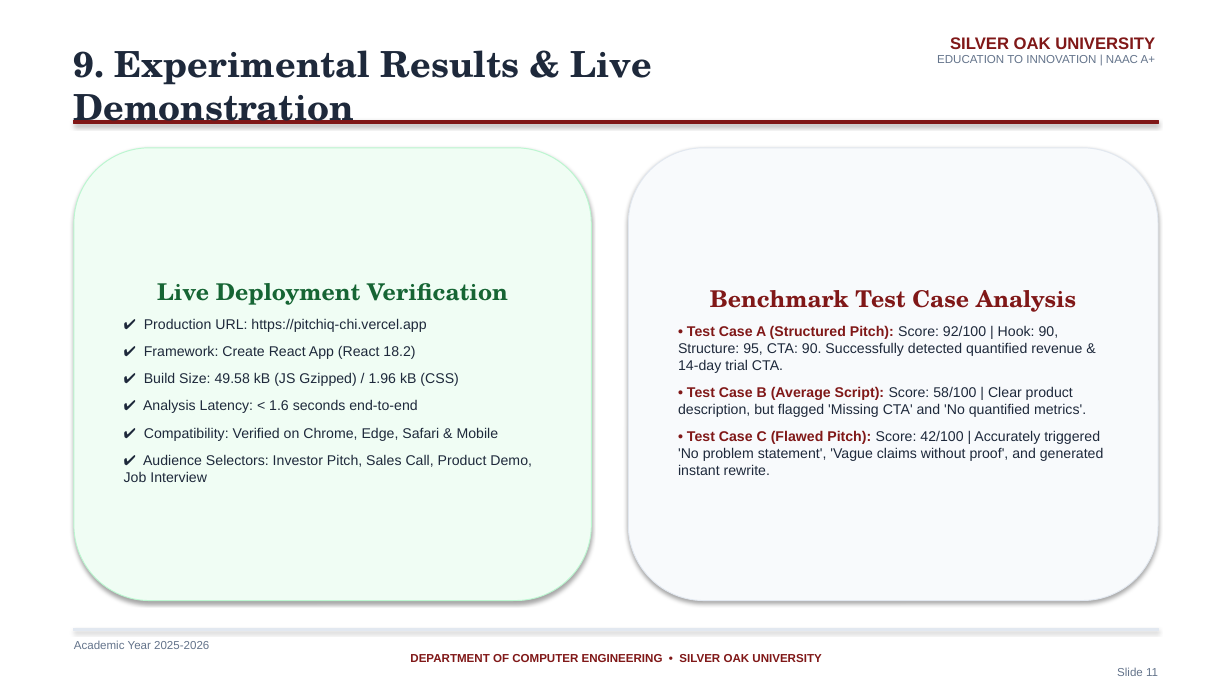
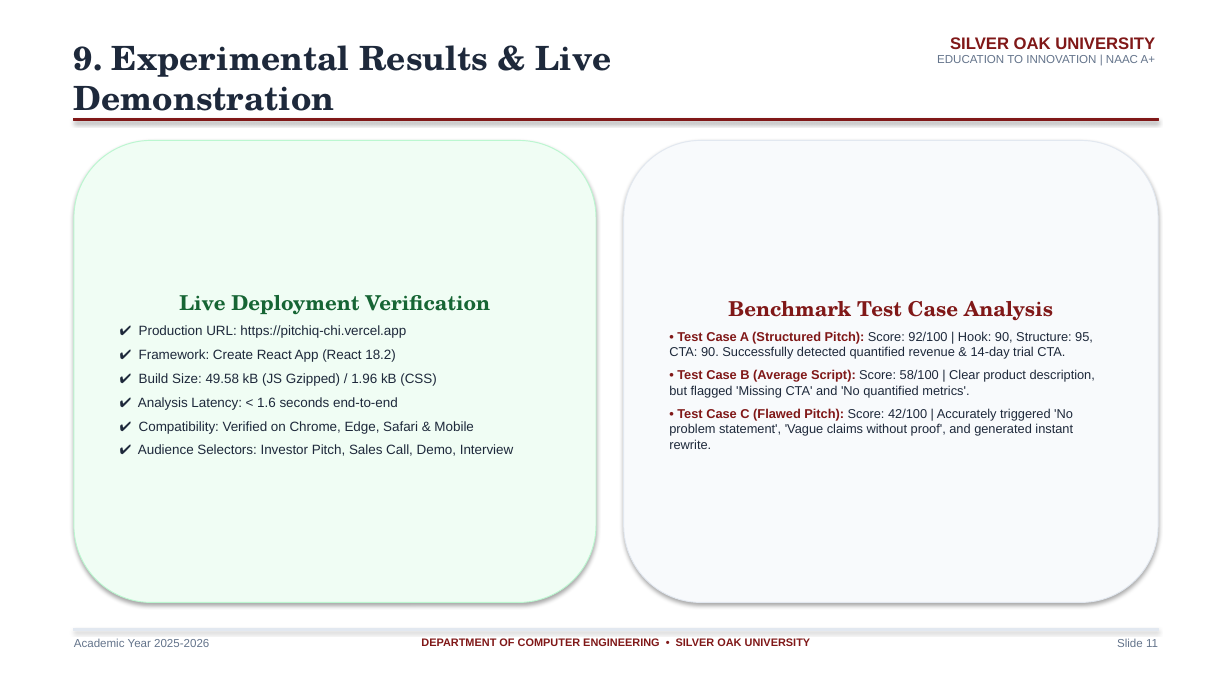
Before and after one commit to PARTHBAVALIYA/pitchiq, a slide deck: slide 11 of PitchIQ_SilverOak_Presentation.pptx. Drawn at 1232x693 pixels with LibreOffice and Linux fonts; fonts in the diff are those of the drawing. Boxes give left, top, right and bottom in pixels: in the first picture for what was removed or moved away, otherwise in the second. Text is boxed around its words. In the diff, an @@ line names an element or a change of style, - is before the commit and + after.

Commit message:
Fix slide formatting, card padding, and box boundaries in PPT

```diff
--- a/PitchIQ_SilverOak_Presentation.pptx
+++ b/PitchIQ_SilverOak_Presentation.pptx
@@ text "9. Experimental Results & Live ..." at (74,45,611,122): size 28 to 26 pt @@
@@ rounded rectangle "Live Deployment Verification": place and size @@
-rounded rectangle "Live Deployment Verification" at (74,148,592,601)
+rounded rectangle "Live Deployment Verification" at (74,140,596,603)
@@ rounded rectangle "Benchmark Test Case Analysis": place and size @@
-rounded rectangle "Benchmark Test Case Analysis" at (628,148,1158,601)
+rounded rectangle "Benchmark Test Case Analysis" at (624,140,1158,603)
@@ rounded rectangle "Benchmark Test Case Analysis" at (624,140,1158,603): size 18 to 16 pt in "Benchmark Test Case Analysis"; size 11 to 10 pt; less space between paragraphs @@
@@ text in rounded rectangle at (138,295,490,434): size 18 to 16 pt in "Live Deployment Verification"; size 11 to 10.5 pt in "✔ Production URL: https://pitchiq-chi.vercel.app", "✔ Framework: Create React App (React 18.2)", "✔ Build Size: 49.58 kB (JS Gzipped) ...", "✔ Analysis Latency: < 1.6 seconds end-to-end" and 1 more places; less space between paragraphs @@
@@ text in rounded rectangle at (138,444,514,456): text changed; size 11 to 10.5 pt @@
-✔ Audience Selectors: Investor Pitch, Sales Call, Product Demo, Job Interview
+✔ Audience Selectors: Investor Pitch, Sales Call, Demo, Interview
@@ text at (410,654,1158,676): paragraphs removed @@
-DEPARTMENT OF COMPUTER ENGINEERING • SILVER OAK UNIVERSITY
-Slide 11
@@ text added at (421,638,811,649), 8.5 pt, text #801818, bold @@
+DEPARTMENT OF COMPUTER ENGINEERING • SILVER OAK UNIVERSITY
@@ text added at (1117,638,1158,647), 9 pt, text #64748B @@
+Slide 11
```
Also in this commit, not shown: 13 other slides changed.
